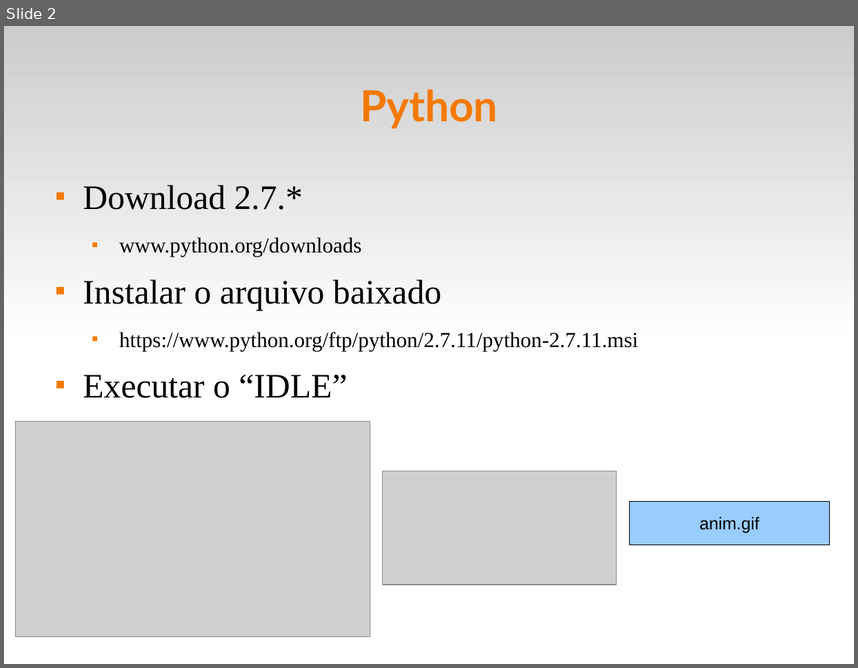
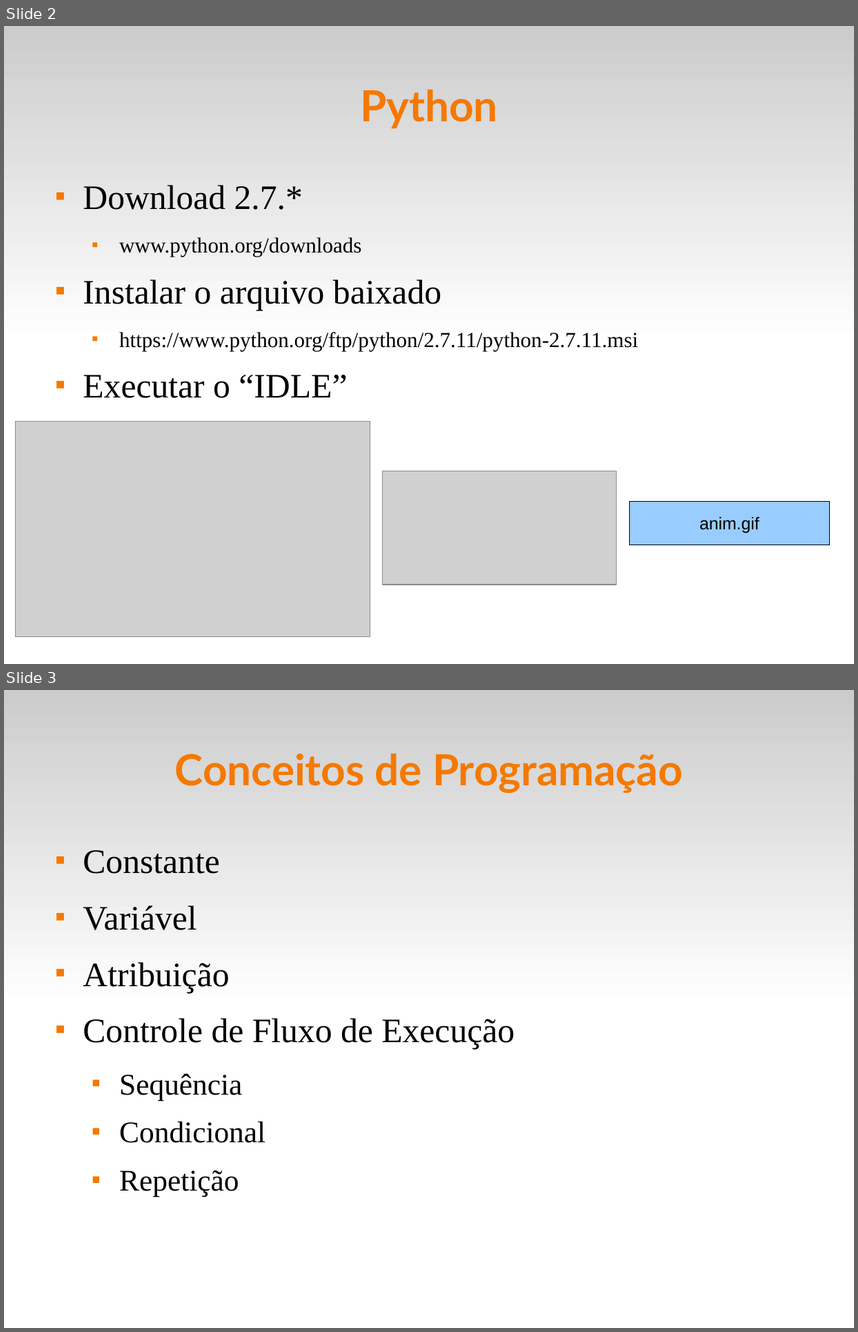
Before and after one commit to fsantanna-uerj/IPD, a slide deck: slides/ipd-02.odp. Shown one above the other, each under a label of ours: slide 2 before the commit, slides 2 and 3 after it. The pictures are 858x668 and 858x1332 pixels, drawn with LibreOffice and Linux fonts; fonts in the diff are those of the drawing; grey boxes stand for pictures. Boxes give left, top, right and bottom in pixels: in the first picture for what was removed or moved away, otherwise in the second. Text is boxed around its words. In the diff, an @@ line names an element or a change of style, - is before the commit and + after.

```diff
--- a/slides/ipd-02.odp
+++ b/slides/ipd-02.odp
@@ slide 3 added at bbox=[4, 690, 854, 1328], background #FFFFFF; not listed: 1 template element that a slide beside it also shows @@
@@ title added at bbox=[175, 753, 683, 793], 40 pt, text #F57900, bold @@
+Conceitos de Programação
@@ text added at bbox=[83, 850, 515, 1196], 32 pt, text #000000 @@
+■ Constante
+■ Variável
+■ Atribuição
+■ Controle de Fluxo de Execução
+  ■ Sequência
+  ■ Condicional
+  ■ Repetição
```
Also in this commit, not shown: 10 other slides added, 10 other files.
